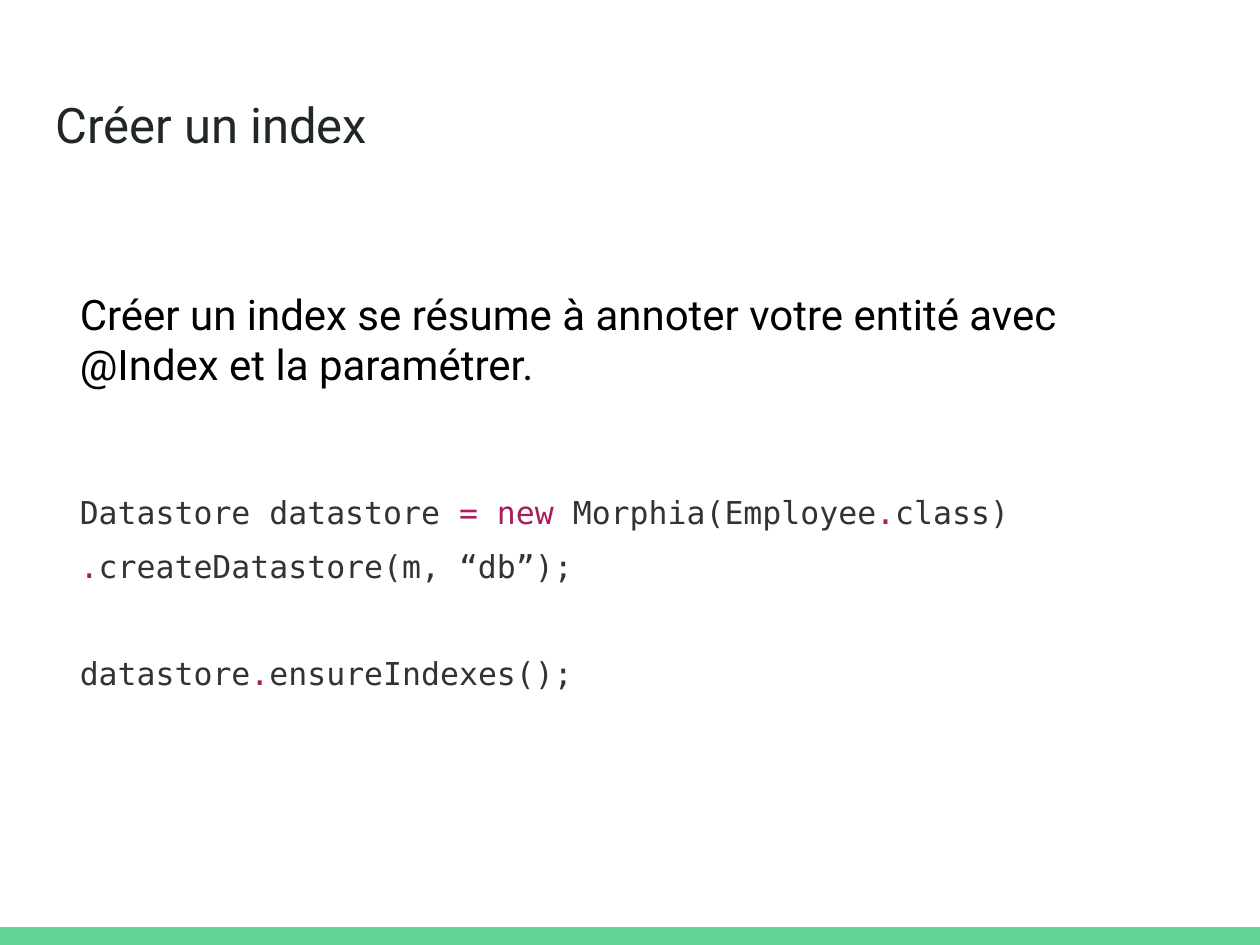
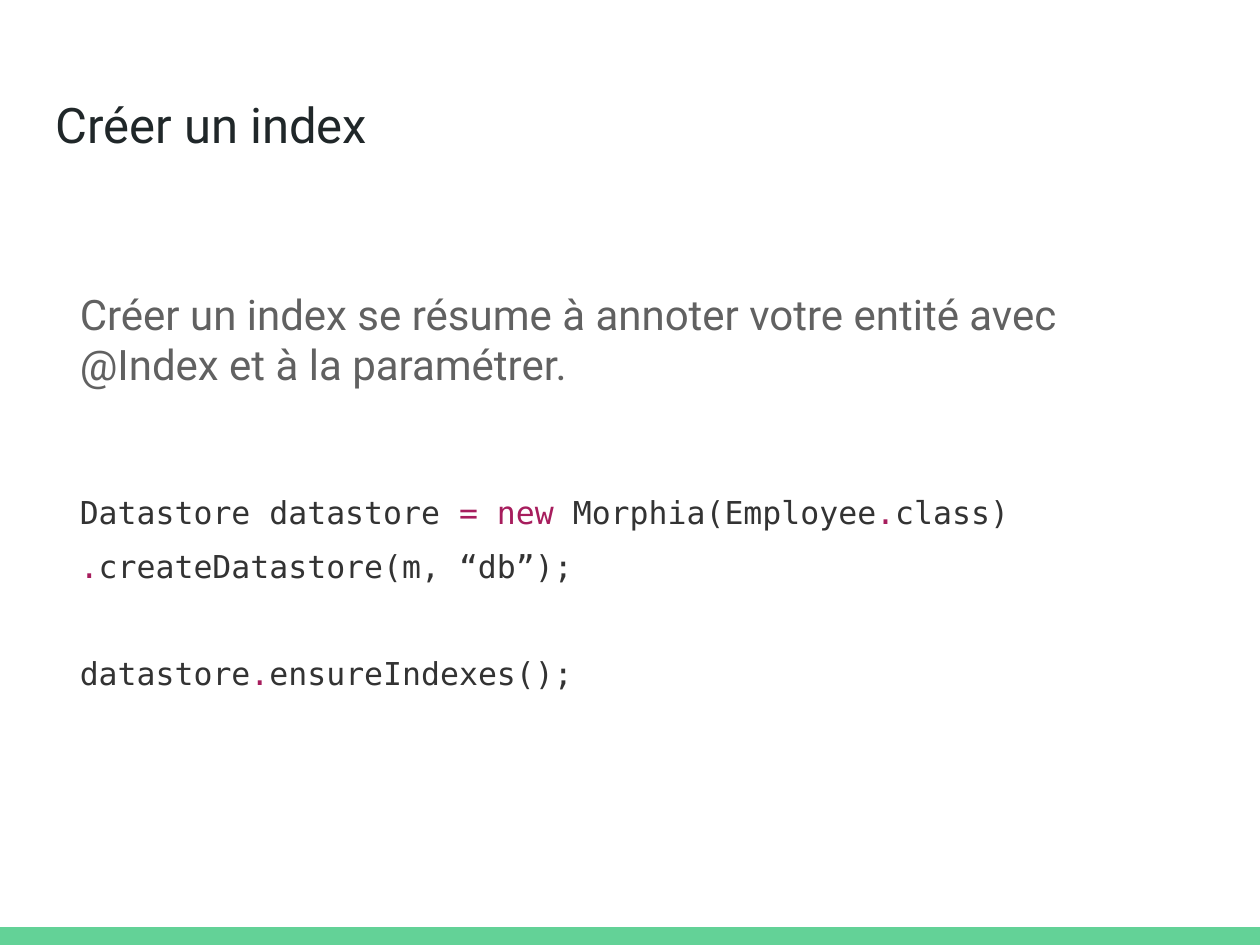
Before and after one commit to olivier-pitton/dant, a slide deck: slide 31 of mongodb/Cours_NoSQL.pptx. Drawn at 1260x945 pixels with LibreOffice and Linux fonts; fonts in the diff are those of the drawing. Boxes give left, top, right and bottom in pixels: in the first picture for what was removed or moved away, otherwise in the second. Text is boxed around its words. In the diff, an @@ line names an element or a change of style, - is before the commit and + after.

```diff
--- a/mongodb/Cours_NoSQL.pptx
+++ b/mongodb/Cours_NoSQL.pptx
@@ text at <box>80,298,1056,390</box>: text changed; text colour #000000 to #616161 @@
-Créer un index se résume à annoter votre entité avec @Index et la paramétrer.
+Créer un index se résume à annoter votre entité avec @Index et à la paramétrer.
```
Also in this commit, not shown: 45 other slides changed, 2 slides added, 1 slide removed, 1 other file.
